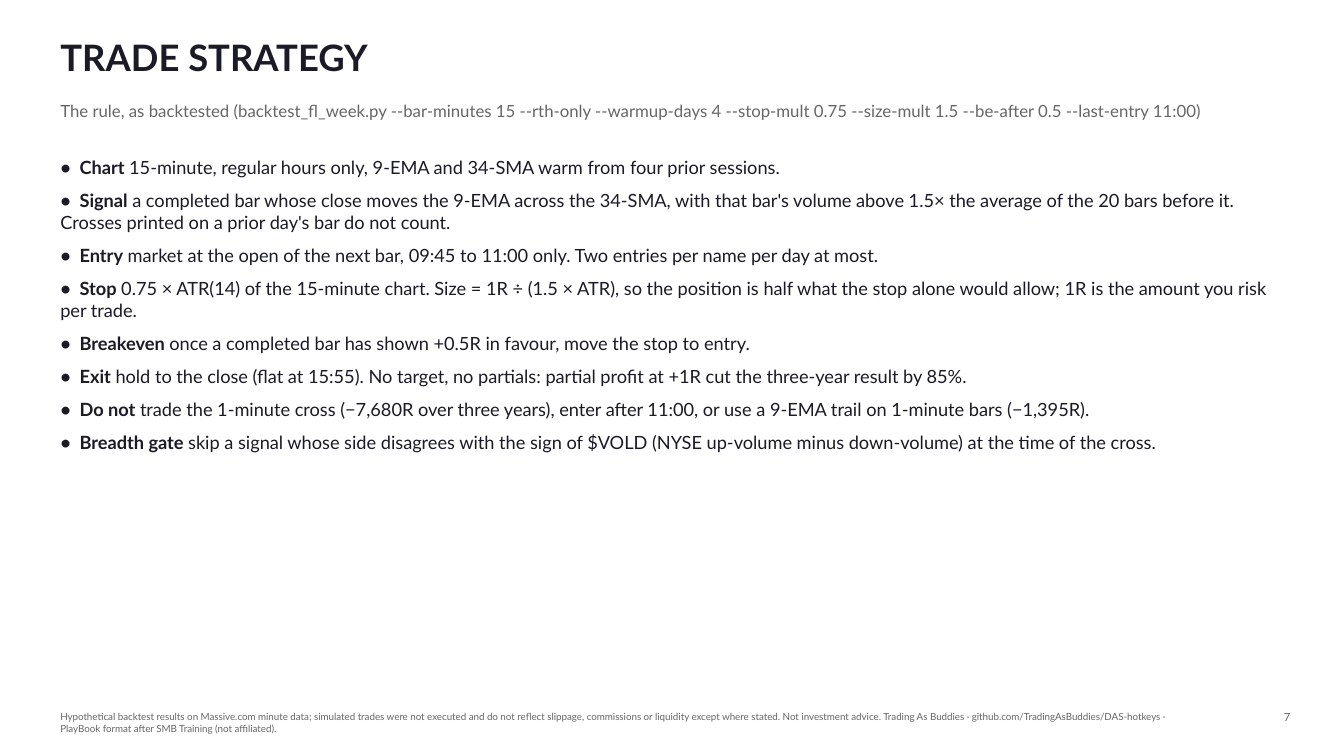
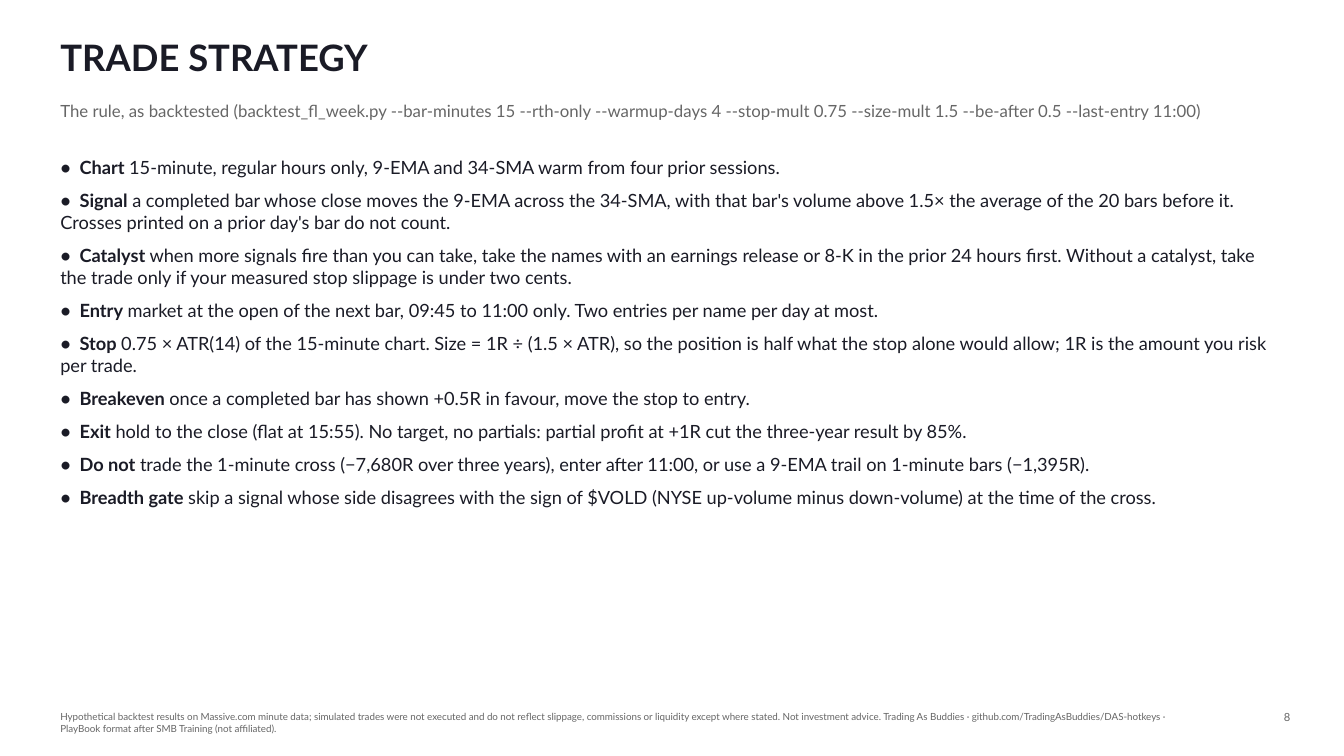
Before and after one commit to TradingAsBuddies/DAS-hotkeys, a slide deck: slide 8 of docs/playbook/PlayBook-Fashionably-Late.pptx (slide 7 before the commit). Drawn at 1344x756 pixels with LibreOffice and Linux fonts; fonts in the diff are those of the drawing. Boxes give left, top, right and bottom in pixels: in the first picture for what was removed or moved away, otherwise in the second. Text is boxed around its words. In the diff, an @@ line names an element or a change of style, - is before the commit and + after.

```diff
--- a/docs/playbook/PlayBook-Fashionably-Late.pptx
+++ b/docs/playbook/PlayBook-Fashionably-Late.pptx
@@ text at [60, 248, 1255, 288]: paragraph added @@
+• Catalyst when more signals fire than you can take, take the names with an earnings release or 8-K in the prior 24 hours first. Without a catalyst, take the trade only if your measured stop slippage is under two cents.
@@ text at [1284, 713, 1290, 721]: text changed @@
-7
+8
```
Also in this commit, not shown: 8 other slides changed, 1 slide added, 12 other files.
